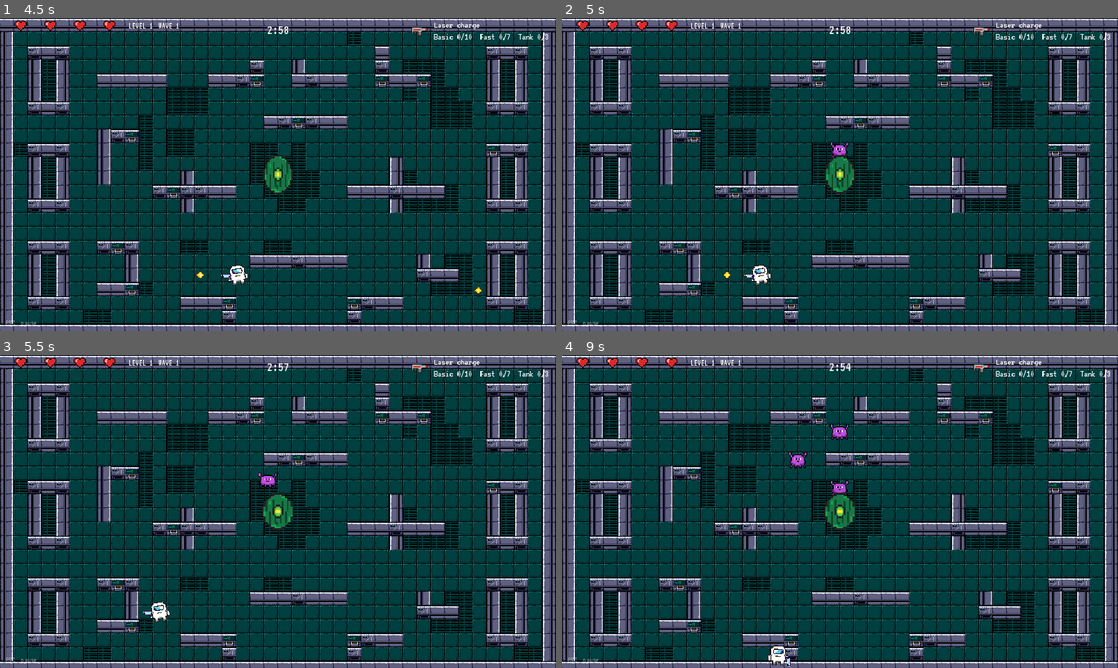
Above: before the commit, frames 1-4 (two rows, left to right).
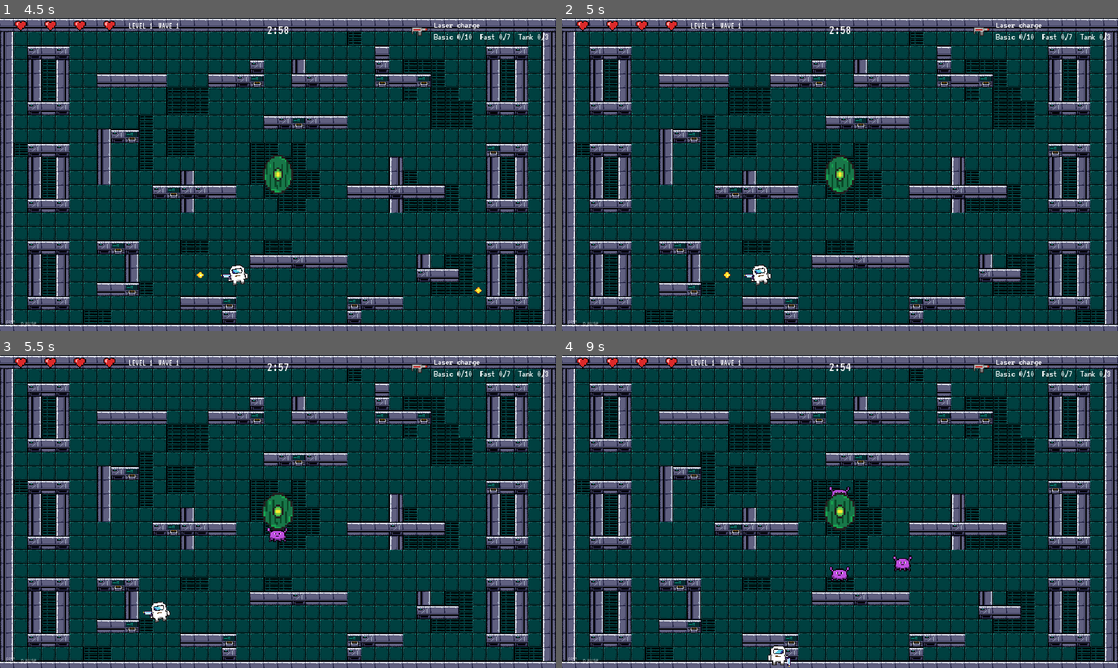
Above: after the commit, the same moments.

Repository: Game-Design-Abducted/abducted-escape-the-mothership
Game: Godot game, scene res://ui/title_screen.tscn
Two runs of this game, one before a commit and one after it. Both use one fixed random seed, a clock stepped at 60 frames per second and the inputs below.
Inputs (mouse positions are in pixels of both pictures, inside the frame that each line leads up to):
- Up to frame 1 (4.5 s): click "START" at 0.5 s; tap Enter (ui_accept) at 1.25, 1.52, 2.27, 3.77 s; move the mouse to (400, 158) at 1.27 s; hold D (move_right) 1.28-2.03 s; hold Space (attack) 1.28-2.03 s; click (400, 158) at 1.42 s; move the mouse to (166, 190) at 2.02 s; hold S (move_down) 2.03-2.78 s; click (166, 190) at 2.1 s; move the mouse to (333, 105) at 2.77 s; hold D (move_right) 2.78-3.53 s; hold Space (attack) 2.78-3.53 s; move the mouse to (250, 237) at 3.52 s; hold W (move_up) 3.53-4.28 s; click (250, 237) at 3.6 s; move the mouse to (444, 221) at 4.27 s; hold A (move_left) from 4.28 s (still down); hold Space (attack) from 4.28 s (still down)
- Up to frame 2 (5 s): keep holding A (move_left); keep holding Space (attack); tap Enter (ui_accept) at 4.52 s
- Up to frame 3 (5.5 s): keep holding A (move_left); move the mouse to (111, 464) at 5.02 s; release Space (attack) at 5.03 s; click (111, 464) at 5.1 s; tap Enter (ui_accept) at 5.27 s
- Up to frame 4 (9 s): move the mouse to (867, 511) at 5.77 s; release A (move_left) at 5.78 s; hold S (move_down) 5.78-6.53 s; hold Space (attack) 5.78-6.53 s; click (867, 511) at 5.92 s; move the mouse to (756, 433) at 6.52 s; hold D (move_right) 6.53-7.28 s; click (756, 433) at 6.6 s; tap Enter (ui_accept) at 6.77, 7.52, 8.27 s; move the mouse to (962, 495) at 7.27 s; hold W (move_up) 7.28-8.03 s; hold Space (attack) 7.28-8.03 s; move the mouse to (728, 527) at 8.02 s; hold D (move_right) 8.03-8.78 s; click (728, 527) at 8.1 s; move the mouse to (895, 442) at 8.77 s; hold S (move_down) from 8.78 s (still down); hold Space (attack) from 8.78 s (still down)

Frame 1 is identical in both runs. In frame 2, 0.1% of the frame differs, in the area x 48-52%, y 39-56%; in frame 3, 0.2%; in frame 4, 0.6%, in the area x 40-63%, y 22-73%.

Commit message:
Monsters take random routes through the maze, tuned to stay fair

Diff:
--- a/enemies/enemy.gd
+++ b/enemies/enemy.gd
@@ -2,7 +2,6 @@
 extends PathFollow2D
 ## Enemy base script, shared by basic/fast/tank (only the inspector numbers differ). Ploy's.
 ## must live under a Path2D. root in group "enemies", Hitbox on layer 3 mask 2, bullets call take_damage().
-# TODO: decide what happens at the end of a path, right now it loops forever.
 
 @export var speed := 80.0
 @export var max_hp := 1
@@ -38,6 +37,11 @@
 var _dance_left := 0.0
 var speed_scale := 1.0        # set by the BALLOON PARTY ship prank
 var _corners := PackedFloat32Array()
+## random routes (wave_manager sets these): when the route runs out it adds a new stretch
+var wander: RefCounted   # maze_wander.gd
+var monster_type := "basic"
+const ROUTE_LOOKAHEAD := 64.0   ## px before the end of the route to add more
+const EGG_EXIT_PX := 48.0       ## random-route monsters can't hurt you before walking this far
 
 @onready var sprite: Sprite2D = $Sprite2D
 @onready var hitbox: Area2D = $Hitbox
@@ -45,7 +49,7 @@
 
 func _ready() -> void:
 	hp = max_hp
-	loop = true
+	loop = wander == null   # random routes keep growing, looping back would teleport
 	rotates = false
 	if normal_texture:
 		sprite.texture = normal_texture
@@ -63,6 +67,8 @@
 		_pause_left -= delta
 	else:
 		var before := progress
+		if wander and progress > (get_parent() as Path2D).curve.get_baked_length() - ROUTE_LOOKAHEAD:
+			extend_route()
 		progress += speed * speed_scale * delta
 		_stop_at_corner(before)
 		_bob += speed * speed_scale * delta * BOB_PER_PIXEL
@@ -133,6 +139,24 @@
 		return
 	speed_scale = 0.6 if on else 1.0
 	create_tween().tween_property(self, "scale", Vector2.ONE * (1.5 if on else 1.0), 0.35) 			.set_trans(Tween.TRANS_BACK).set_ease(Tween.EASE_OUT)
+
+
+## Adds the next random stretch to this monster's own path.
+func extend_route() -> void:
+	var curve := (get_parent() as Path2D).curve
+	var from := curve.get_point_position(curve.point_count - 1)
+	var route: PackedVector2Array = wander.next_route(get_parent().to_global(from), monster_type,
+			get_tree().get_first_node_in_group("player"), curve.point_count == 1)
+	for i in route.size():
+		var p: Vector2 = get_parent().to_local(route[i])
+		if not p.is_equal_approx(curve.get_point_position(curve.point_count - 1)):
+			curve.add_point(p)
+	_corners = PackedFloat32Array()   # recomputed for the longer path
+
+
+## random routes: harmless until it has walked out of the egg, so it can't hatch on top of you and hit right away
+func _leaving_egg() -> bool:
+	return wander != null and progress < EGG_EXIT_PX
 
 
 func is_dancing() -> bool:
@@ -221,5 +245,5 @@
 
 
 func _on_hitbox_body_entered(body: Node) -> void:
-	if not _dead and not is_hatching() and not is_dancing() and body.is_in_group("player"):
+	if not _dead and not is_hatching() and not is_dancing() and not _leaving_egg() and body.is_in_group("player"):
 		body.take_damage(contact_damage)
--- /dev/null
+++ b/enemies/maze_wander.gd
@@ -0,0 +1,144 @@
+extends RefCounted
+## Random monster routes through the maze. Ploy's.
+## walks a grid of tile corners that have floor on all 4 sides, so routes run down
+## the middle of 2-wide corridors and never clip a wall.
+
+const TILE := 32
+## chance the next stop is where the player is right now, per monster type (0 = fully random)
+const CHASE_CHANCE := {"basic": 0.08, "fast": 0.15, "tank": 0.05}
+const MIN_TRIP := 6   ## a random stop is at least this many tiles away
+const AVOID_RADIUS := 3   ## wandering monsters route around this many tiles around the player...
+const AVOID_COST := 8.0   ## ...if the detour costs less than this many times the straight way
+
+var _walls: TileMapLayer
+var _grid := AStarGrid2D.new()
+var _points: Array[Vector2i] = []
+
+
+func _init(walls: TileMapLayer) -> void:
+	_walls = walls
+	var used := walls.get_used_rect()
+	_grid.region = Rect2i(used.position, used.size + Vector2i.ONE)
+	_grid.cell_size = Vector2.ONE * TILE
+	_grid.diagonal_mode = AStarGrid2D.DIAGONAL_MODE_NEVER
+	_grid.update()
+	for x in range(_grid.region.position.x, _grid.region.end.x):
+		for y in range(_grid.region.position.y, _grid.region.end.y):
+			var p := Vector2i(x, y)
+			var open := _floor(p) and _floor(p + Vector2i.LEFT) and _floor(p + Vector2i.UP) and _floor(p + Vector2i(-1, -1))
+			_grid.set_point_solid(p, not open)
+			if open:
+				_points.append(p)
+
+
+func is_ready() -> bool:
+	return _points.size() > 1
+
+
+## Route (world points) from `from` to a new stop: random, or the player's spot.
+## first = fresh out of the egg: leave on the side away from the player, so camping the egg isn't a death trap
+func next_route(from: Vector2, monster_type: String, player: Node2D, first := false) -> PackedVector2Array:
+	var start := _nearest(from)
+	var goal := start
+	var has_player := is_instance_valid(player)
+	var chasing: bool = has_player and not first and randf() < CHASE_CHANCE.get(monster_type, 0.25)
+	if chasing:
+		goal = _nearest(player.global_position)
+	for i in 20:   # a few tries to find a far enough random stop
+		if goal != start:
+			break
+		var p: Vector2i = _points.pick_random()
+		if (p - start).length() < MIN_TRIP:
+			continue
+		if first and has_player:
+			var away := from - player.global_position
+			if (_world(p) - from).dot(away) <= 0.0 or _world(p).distance_to(player.global_position) < away.length() + 64.0:
+				continue   # out the far side of the egg, not past you
+		goal = p
+	# wanderers go around you when they can, otherwise two-way traffic keeps bumping into you from behind
+	var avoid: Array[Vector2i] = []
+	if has_player and not chasing:
+		var me := _nearest(player.global_position)
+		for x in range(-AVOID_RADIUS, AVOID_RADIUS + 1):
+			for y in range(-AVOID_RADIUS, AVOID_RADIUS + 1):
+				var c := me + Vector2i(x, y)
+				if _grid.is_in_boundsv(c) and not _grid.is_point_solid(c) and c != start and c != goal:
+					_grid.set_point_weight_scale(c, AVOID_COST)
+					avoid.append(c)
+	var cells := _grid.get_id_path(start, goal)
+	for c in avoid:
+		_grid.set_point_weight_scale(c, 1.0)
+	var route := PackedVector2Array()
+	for c in _straighten(cells):
+		route.append(_world(c))
+	return route
+
+
+## A* zig-zags through open rooms (1 right, 1 down, ...). Replace runs of it with
+## the longest L-shaped legs the floor allows, so monsters walk straight and turn rarely.
+func _straighten(cells: Array[Vector2i]) -> Array[Vector2i]:
+	if cells.size() < 3:
+		return cells
+	var out: Array[Vector2i] = [cells[0]]
+	var i := 0
+	while i < cells.size() - 1:
+		var a := cells[i]
+		var best := i + 1
+		var corner := a
+		for j in range(cells.size() - 1, i, -1):
+			var b := cells[j]
+			for c: Vector2i in [Vector2i(b.x, a.y), Vector2i(a.x, b.y)]:
+				if _clear(a, c) and _clear(c, b):
+					best = j
+					corner = c
+					break
+			if best == j:
+				break
+		if corner != a and corner != cells[best]:
+			out.append(corner)
+		out.append(cells[best])
+		i = best
+	# drop points in the middle of a straight line, so tanks only stop at real corners
+	var lean: Array[Vector2i] = [out[0]]
+	for k in range(1, out.size() - 1):
+		if (out[k] - lean[-1]).sign() != (out[k + 1] - out[k]).sign():
+			lean.append(out[k])
+	lean.append(out[-1])
+	return lean
+
+
+## Straight horizontal or vertical run with no solid point on it
+func _clear(a: Vector2i, b: Vector2i) -> bool:
+	var step := (b - a).sign()
+	var p := a
+	while p != b:
+		p += step
+		if _grid.is_point_solid(p):
+			return false
+	return true
+
+
+func _floor(cell: Vector2i) -> bool:
+	if _walls.get_cell_source_id(cell) == -1:
+		return false   # nothing painted, outside the map
+	var data := _walls.get_cell_tile_data(cell)
+	return data == null or data.get_collision_polygons_count(0) == 0
+
+
+func _world(p: Vector2i) -> Vector2:
+	return _walls.to_global(_walls.map_to_local(p) - Vector2.ONE * TILE * 0.5)
+
+
+func _nearest(world: Vector2) -> Vector2i:
+	var local := _walls.to_local(world) / TILE
+	var guess := Vector2i(roundi(local.x), roundi(local.y))
+	if _grid.is_in_boundsv(guess) and not _grid.is_point_solid(guess):
+		return guess
+	var best := _points[0]
+	var best_d := INF
+	for p in _points:
+		var d := (Vector2(p) - local).length_squared()
+		if d < best_d:
+			best_d = d
+			best = p
+	return best
--- a/enemies/wave_manager.gd
+++ b/enemies/wave_manager.gd
@@ -2,6 +2,7 @@
 ## Wave manager, game.gd calls setup(). Ploy's.
 # uses a Timer node so spawning pauses by itself during laser aim mode
 
+const MAZE_WANDER := preload("res://enemies/maze_wander.gd")
 const ENEMY_SCENES := {
 	"basic": preload("res://enemies/enemy_basic.tscn"),
 	"fast": preload("res://enemies/enemy_fast.tscn"),
@@ -35,6 +36,10 @@
 @export var loop_speedup := 0.85
 ## floor for the loop speedup so late game doesn't flood
 @export var min_speed_factor := 0.4
+## true = every monster gets its own random route (maze_wander.gd), false = Mew's fixed paths
+@export var random_routes := true
+## random routes reach you from more sides, so those monsters walk a bit slower
+const RANDOM_ROUTE_SPEED := 0.75
 ## seconds of quiet at level start
 @export var start_delay := 2.0
 ## spawning waits while this many monsters are alive
@@ -46,10 +51,11 @@
 var _left_in_wave := 0
 var _speed_factor := 1.0
 var _timer: Timer
+var _wander: RefCounted   # maze_wander.gd
 
 
-## per level cap, overrides max_alive. 28 on level 2 buried playtesters.
-const MAX_ALIVE := {1: 12, 2: 16}
+## per level cap, overrides max_alive. random routes come from every side, so fewer than with fixed paths
+const MAX_ALIVE := {1: 8, 2: 10}
 
 
 func setup(paths: Array[Path2D], level_number: int) -> void:
@@ -59,6 +65,12 @@
 	if _paths.is_empty():
 		push_warning("WaveManager: level has no paths under 'Paths', nothing will spawn.")
 		return
+	var level := _paths[0].get_parent().get_parent() if _paths[0].get_parent() else null   # Paths sits on the level root
+	var walls := level.get_node_or_null("Walls") as TileMapLayer if level else null
+	if random_routes and walls:
+		_wander = MAZE_WANDER.new(walls)
+		if not _wander.is_ready():
+			_wander = null
 	_timer = Timer.new()
 	_timer.one_shot = true
 	_timer.timeout.connect(_on_timer)
@@ -103,6 +115,20 @@
 		type = ENEMY_SCENES.keys().pick_random()
 	var enemy: Node = ENEMY_SCENES[type].instantiate()
 	var path: Path2D = _paths.pick_random()
-	path.add_child(enemy)   # PathFollow2D must be a child of a Path2D
+	if _wander:
+		# its own Path2D: starts where Mew's path starts (the egg), then wanders off
+		var start := path.to_global(path.curve.get_point_position(0))
+		var own := Path2D.new()
+		own.curve = Curve2D.new()
+		own.curve.add_point(start)
+		path.get_parent().add_child(own)
+		enemy.wander = _wander
+		enemy.speed *= RANDOM_ROUTE_SPEED
+		enemy.monster_type = type
+		own.add_child(enemy)
+		enemy.extend_route()
+		enemy.tree_exited.connect(own.queue_free)
+	else:
+		path.add_child(enemy)   # PathFollow2D must be a child of a Path2D
 	Events.enemy_spawned.emit(enemy)
 	return enemy
--- a/tools/playtest_bot.gd
+++ b/tools/playtest_bot.gd
@@ -138,13 +138,16 @@
 func _on_hp(hp: int, _max_hp: int) -> void:
 	if active and hp < last_hp:
 		var near := ""
+		var near_progress := 0.0
 		var best := 1e9
 		for e in get_nodes_in_group("enemies"):
 			var d: float = e.global_position.distance_to(player.global_position)
 			if d < best:
 				best = d
 				near = e.scene_file_path.get_file().get_basename()
-		run.damage.append({"t": _now(), "at": [roundi(player.global_position.x), roundi(player.global_position.y)], "by": near, "going_for_laser": pickup_pos != null})
+				near_progress = e.progress
+		run.damage.append({"t": _now(), "at": [roundi(player.global_position.x), roundi(player.global_position.y)], "by": near, "going_for_laser": pickup_pos != null,
+				"walked": roundi(near_progress), "prank": current_scene.get_node("ShipPranks").active if current_scene.has_node("ShipPranks") else ""})
 	last_hp = hp
 
 
